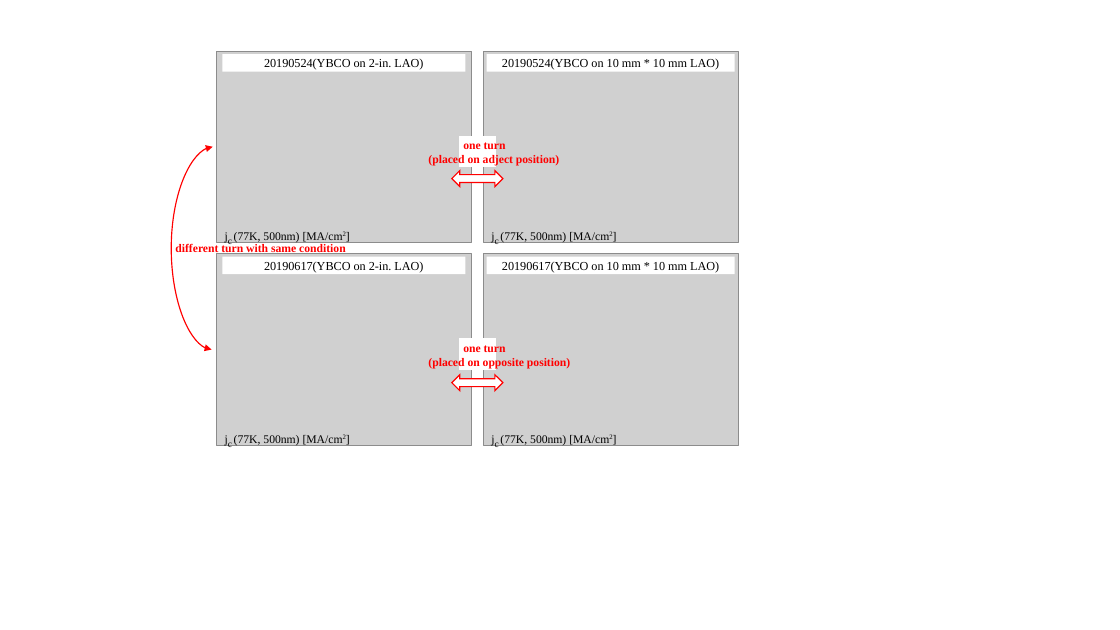
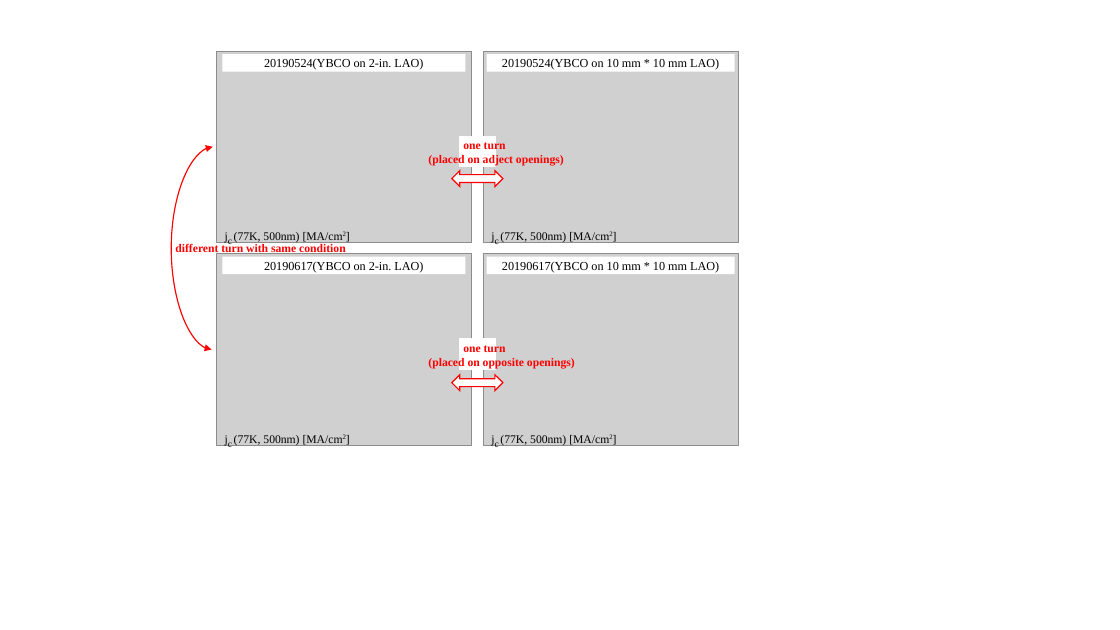
Before and after one commit to chenran9695/sci_paper, a slide deck: slide 1 of 科研绘图及数据/临界电流密度/Jc数据.pptx. Drawn at 1120x630 pixels with LibreOffice and Linux fonts; fonts in the diff are those of the drawing; grey boxes stand for pictures. Boxes give left, top, right and bottom in pixels: in the first picture for what was removed or moved away, otherwise in the second. Text is boxed around its words. In the diff, an @@ line names an element or a change of style, - is before the commit and + after.

```diff
--- a/科研绘图及数据/临界电流密度/Jc数据.pptx
+++ b/科研绘图及数据/临界电流密度/Jc数据.pptx
@@ text at [428,155,564,167]: text changed @@
-(placed on adject position)
+(placed on adject openings)
@@ text at [428,357,575,369]: text changed @@
-(placed on opposite position)
+(placed on opposite openings)
```
Also in this commit, not shown: 6 other files.
